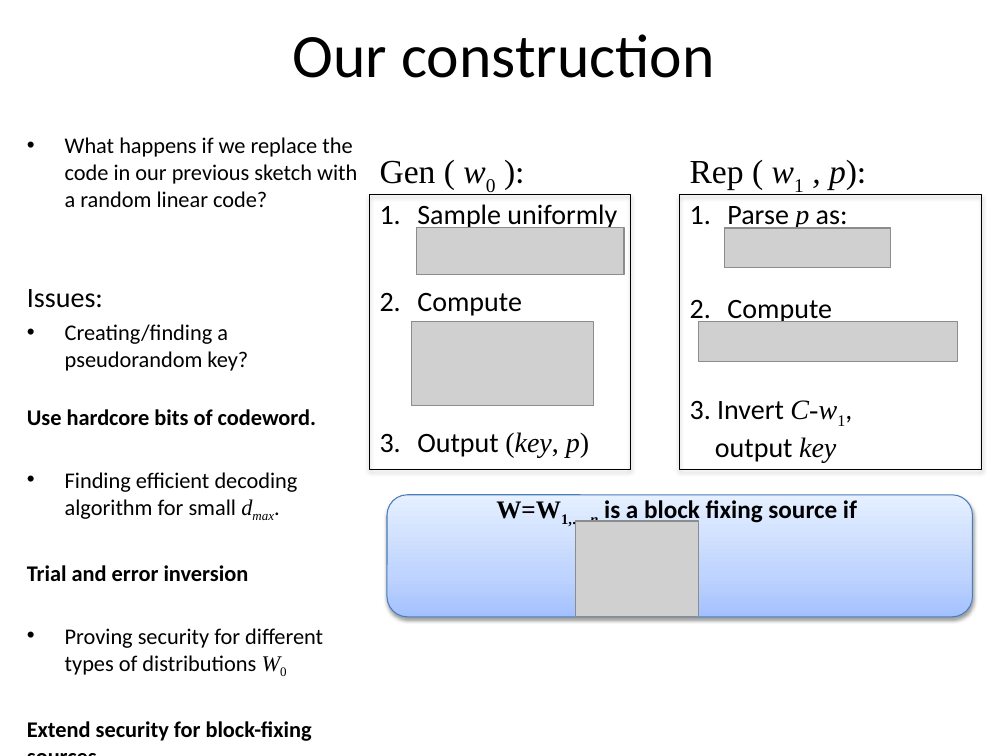
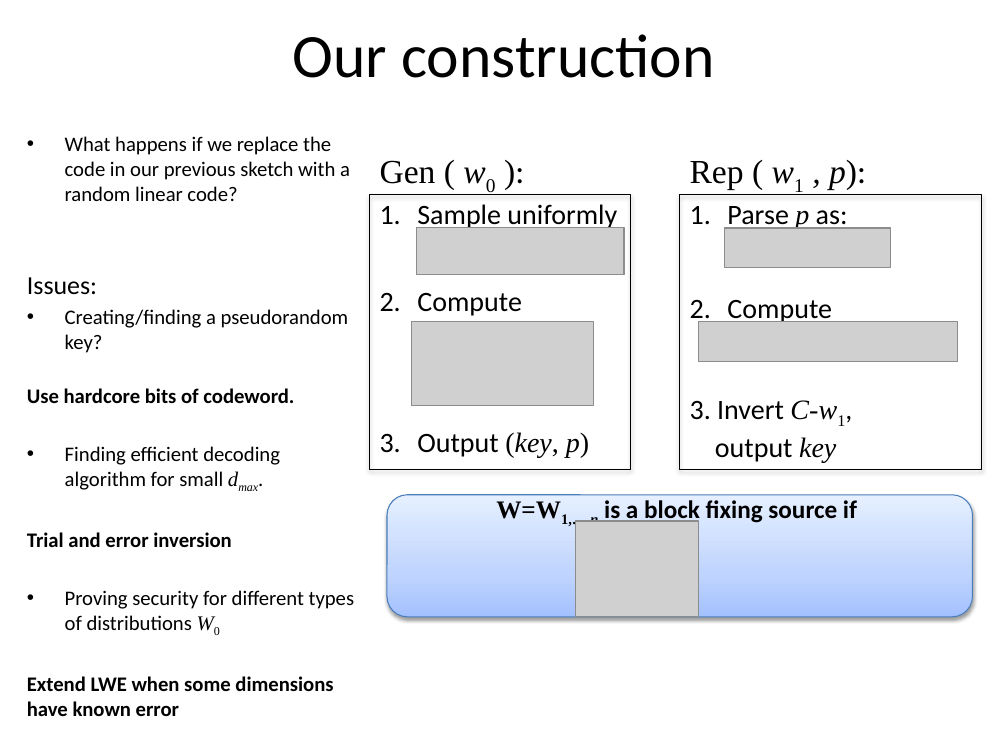
Before and after one commit to xianruimeng/comp-fuzzy-ext, a slide deck: slide 53 of ComputationalFuzzyExtractors.pptx (slide 45 before the commit). Drawn at 1008x756 pixels with LibreOffice and Linux fonts; fonts in the diff are those of the drawing; grey boxes stand for pictures. Boxes give left, top, right and bottom in pixels: in the first picture for what was removed or moved away, otherwise in the second. Text is boxed around its words. In the diff, an @@ line names an element or a change of style, - is before the commit and + after.

```diff
--- a/ComputationalFuzzyExtractors.pptx
+++ b/ComputationalFuzzyExtractors.pptx
@@ text at (27,136,354,630): size 16 to 14.8 pt in "What happens if we replace the code ...", "Creating/finding a pseudorandom key?", "Use hardcore bits of codeword.", "Finding efficient decoding algorithm for small dmax." and 2 more places; size 20 to 18.5 pt in "Issues:" @@
@@ text at (27,676,333,716): text changed; size 16 to 14.8 pt @@
-Extend security for block-fixing sources
+Extend LWE when some dimensions have known error
```
Also in this commit, not shown: 17 other slides changed, 6 slides added, 2 other files.
